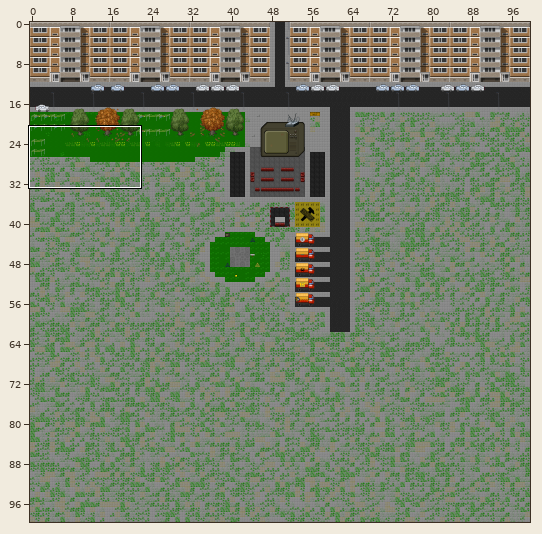
Tiled map (JSON), stored at maps/main.json. The picture above shows the old version from afar; the outline marks the close-up.
Close-up. Before the commit:
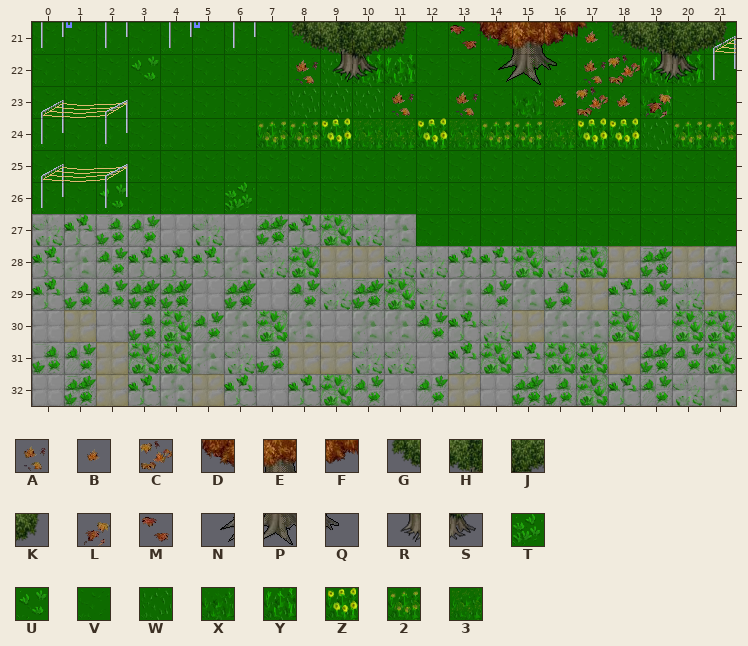
Cells are 32x32 px. Shown: x 0..21, y 21..32. The commit also changed other parts of the map, which this record leaves out. Tiles whose own drawing changed are shown in their newer look in all pictures.
Key: from "chaosz0ne": A 340, B 373, C 374, D 376, E 377, F 378, G 380, H 381, J 382, K 383, L 405, M 406, N 408, P 409, Q 410, R 413, S 414; from "floortileset": T 16, U 17, V 19, W 57, X 58, Y 59, Z 61, 2 62, 3 63.
_ is an empty cell.
Layers that did not change in this view are not listed.
Layer "floor" before, first column x 0:
21 VVVVVVVVVVVVVVVVVVVVVV
22 VVVUVVVVVWYYVVVVVVVYYV
23 VVVVVVVVWWWVVVVXVVVXVV
24 VVVVVVV22Z33Z3223ZZW22
25 VVVVVVVVVVVVVVVVVVVVVV
26 VVUVVVTVVVVVVVVVVVVVVV
27 ____________VVVVVVVVVV
28 ______________________
29 ______________________
30 ______________________
31 ______________________
32 ______________________
Layer "trees" before, first column x 0:
21 ________GHJK_MDEFBGHJK
22 ________ARS___NPQACRS_
23 ___________A_A__BCBL__
24 ______________________
25 ______________________
26 ______________________
27 ______________________
28 ______________________
29 ______________________
30 ______________________
31 ______________________
32 ______________________
Once edited:
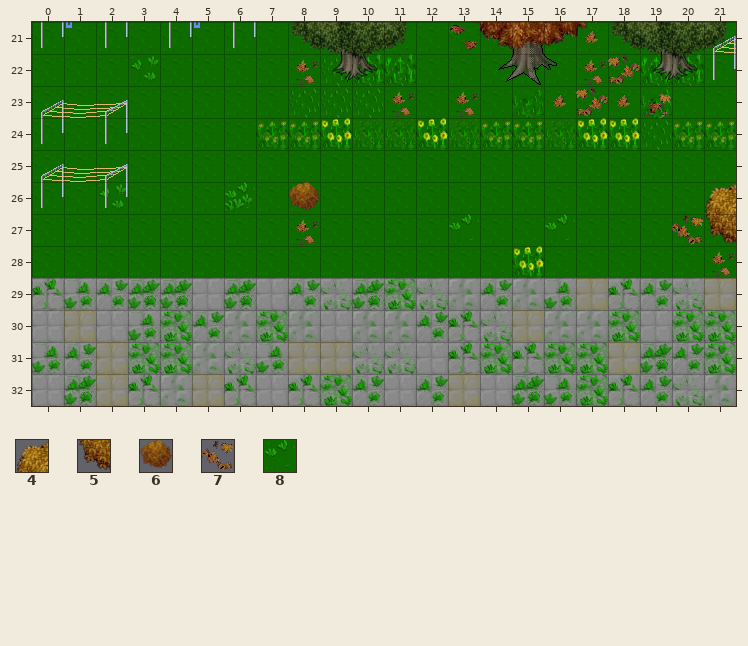
Further tiles: from "chaosz0ne": 4 243, 5 275, 6 307, 7 372; from "floortileset": 8 18.
Change:
{"where": "layer \"floor\""}
{"y":27,"x":0,"old":"____________","new":"VVVVVVVVVVVV"}
{"y":28,"x":0,"old":"______________________","new":"VVVVVVVVVVVVVVVVVVVVVV"}
{"where": "layer \"trees\""}
{"y":26,"x":8,"old":"_","new":"6"}
{"y":26,"x":21,"old":"_","new":"4"}
{"y":27,"x":8,"old":"_","new":"A"}
{"y":27,"x":13,"old":"_","new":"8"}
{"y":27,"x":16,"old":"_","new":"8"}
{"y":27,"x":20,"old":"__","new":"75"}
{"y":28,"x":15,"old":"_","new":"Z"}
{"y":28,"x":21,"old":"_","new":"A"}
